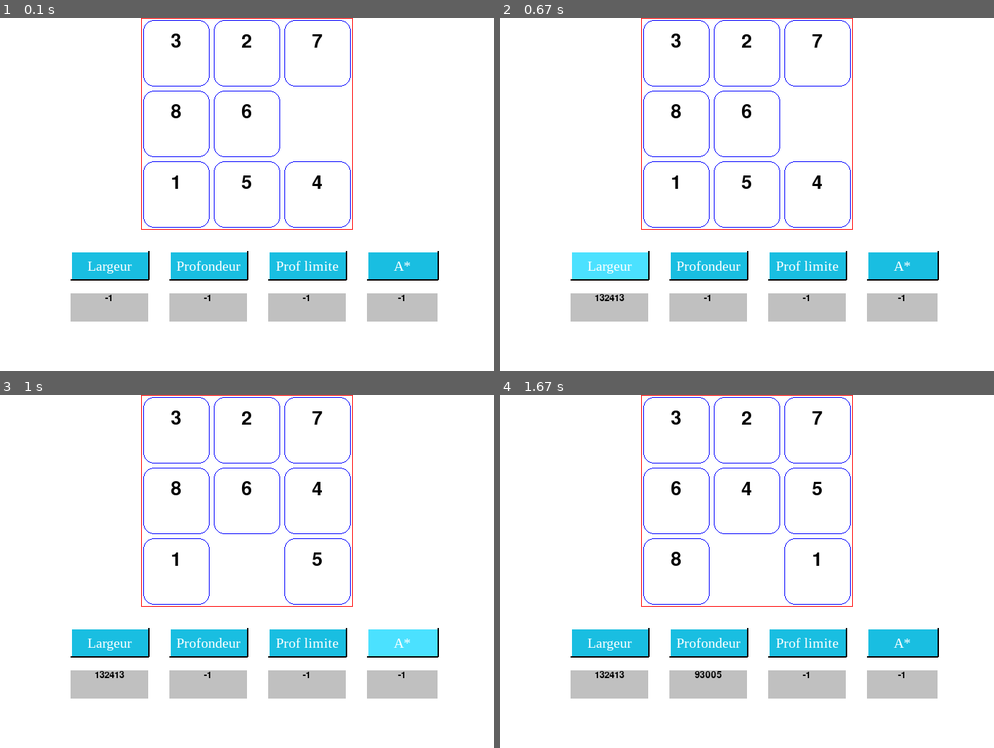
Above: before the commit, frames 1-4 (two rows, left to right).
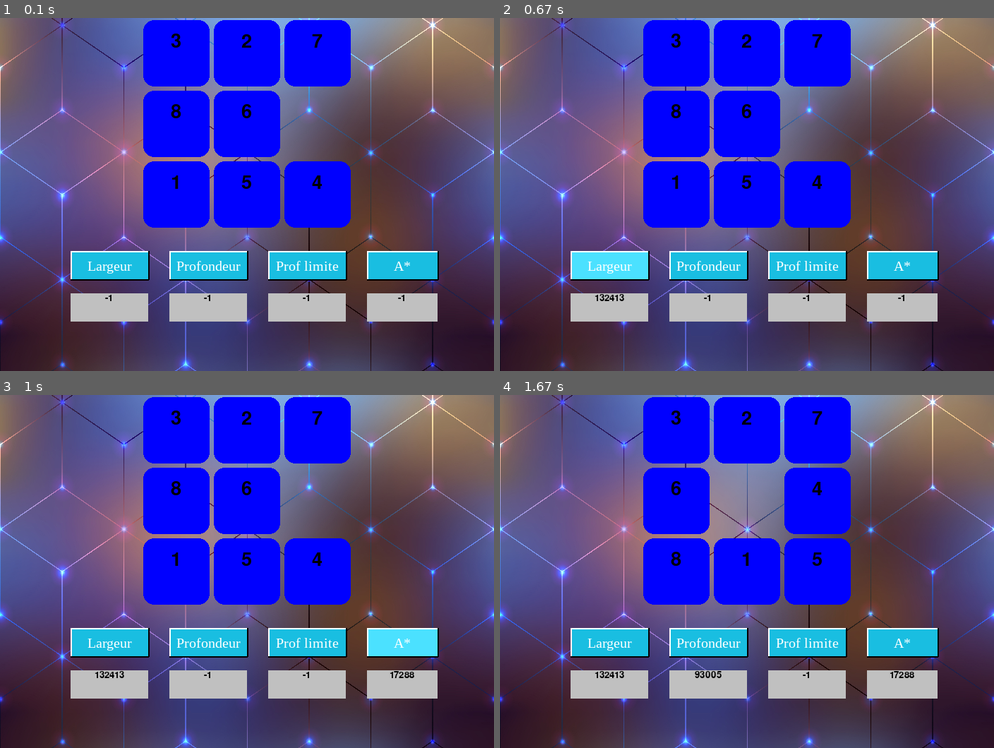
Above: after the commit, the same moments.

Repository: amine-a11/jeu_de_taquin_IA_pygame
Game: pygame game, started from main.py
Same seed, same stepped clock (60 frames per second), same inputs: the game is played once before the commit and once after it.
Inputs (mouse positions are in pixels of both pictures, inside the frame that each line leads up to):
- Up to frame 1 (0.1 s): no input
- Up to frame 2 (0.67 s): click "Largeur" at 0.38 s
- Up to frame 3 (1 s): click "A*" at 0.72 s
- Up to frame 4 (1.67 s): click "Profondeur" at 1.05 s; click (929, 695) at 1.38 s

The runs differ from the first frame. In frame 1, 89% of the frame differs, in the area x 0-100%, y 0-100%; in frame 2, 89%; in frame 3, 89%; in frame 4, 89%.

Commit message:
Done with A* working on the main_menu

Diff:
--- a/button.py
+++ b/button.py
@@ -15,17 +15,17 @@
 class Button():
 	#colours for button and text
     counter = 0
-    button_col = (25, 190, 225)
-    hover_col = (75, 225, 255)
-    click_col = (50, 150, 255)
-    text_col = white
-    def __init__(self, x, y, text,screen,width,height):
+    def __init__(self, x, y, text,screen,width,height,button_col = (25, 190, 225),hover_col = (75, 225, 255),click_col = (50, 150, 255),text_col = white):
         self.x = x
         self.y = y
         self.text = text
         self.screen = screen
         self.width=width
         self.height=height
+        self.button_col=button_col
+        self.hover_col=hover_col
+        self.click_col=click_col
+        self.text_col=text_col
     def draw_button(self):
         global clicked
         action = False
--- a/main.py
+++ b/main.py
@@ -1,3 +1,4 @@
+import collections
 from node import Node
 from button import Button
 import pygame
@@ -20,6 +21,7 @@
 SOUND=pygame.mixer.Sound('clack.wav')
 LARGEUR=False
 PROFONDEUR=False
+ASTAR=False
 FONT=pygame.font.SysFont('comicsans',40)
 FONT2=pygame.font.SysFont('comicsans',20)
 BORDSIZE=3
@@ -33,13 +35,13 @@
     [8,0,4],
     [7,6,5]
 ]
-
 SBS=6
 WIDTH,HEIGHT=700,500
 GAME_WIDTH,GAME_HEIGHT=300,300
 SQUARESIZE=GAME_HEIGHT/BORDSIZE
 SOLUTIONPATH_LARGEUR=[]
 SOLUTIONPATH_PROFONDEUR=[]
+SOLUTIONPATH_ASTAR=[]
 FPS=60
 WIN=pygame.display.set_mode((WIDTH,HEIGHT))
 WHITE=(255,255,255)
@@ -55,7 +57,8 @@
 b4=Button(100+110*3+90,GAME_HEIGHT+30,ALGS[3][0],WIN,100,40)
 
 nbdenoeudsvisites={'Largeur':-1,'Profondeur':-1,'Prof limite':-1,'A*':-1}
-
+BACKGROUNDIMAGE=pygame.transform.scale(pygame.image.load('background_image.jpg'),(WIDTH,HEIGHT))
+MAIN_MENU_BACKGROUNDIMAGE=pygame.transform.scale(pygame.image.load('main_menu_background_image.png'),(WIDTH,HEIGHT))
 # -----------------------End CONST-----------------------------------------------
 
 # --------------------Star window title and icon-------------------------------
@@ -100,7 +103,7 @@
     return s
 
 def solve_largeur():
-    root=Node(BORD)
+    root=Node(BORD,0)
     nodes=[]
     nodes.append(root)
     visited=set()
@@ -129,6 +132,9 @@
         LARGEUR=False
         global PROFONDEUR
         PROFONDEUR=False
+        global ASTAR
+        ASTAR=False
+
         nb[0]=0
         pygame.time.set_timer(pygame.USEREVENT,0)
         return
@@ -147,7 +153,7 @@
         node=node.parent
     SOLUTIONPATH_PROFONDEUR=SOLUTIONPATH_PROFONDEUR[::-1]
 def solve_profondeur():
-    root=Node(BORD)
+    root=Node(BORD,0)
     nodes=[]
     nodes.append(root)
     visited=set()
@@ -165,7 +171,6 @@
                 n+=1
                 nodes.append(child)
                 visited.add(toString(child.bord))
-        # visited.add(toString(nodes.pop().bord))
     global PROFONDEUR
     PROFONDEUR=True
     nbdenoeudsvisites['Profondeur']=n
@@ -174,7 +179,39 @@
 
 
 # ------------------------------------End Recherche en Profondeur----------------------------------------------
-
+# ------------------------------------Start Recherche A*----------------------------------------------
+def solve_Astar():
+    root=Node(BORD,0)
+    root.f=root.h(TARGET)+root.g
+    n=0
+    queue=collections.deque([root])
+    visited=set()
+    visited.add(root)
+    while queue:
+        queue=collections.deque(sorted(list(queue),key=lambda node:node.f))
+        node=queue.popleft()
+        if node.bord==TARGET:
+            print("DONE")
+            # print(node.bord)
+            getSolPath(node,SOLUTIONPATH_ASTAR)
+            break
+        node.allPossibleMoves()
+        for child in node.children:
+            if toString(child.bord) not in visited:
+                n+=1
+                child.f=child.h(TARGET)+child.g
+                print(child.h(TARGET))
+                queue.appendleft(child)
+                visited.add(toString(child.bord))
+    global ASTAR
+    ASTAR=True
+    nbdenoeudsvisites['A*']=n
+    print(len(SOLUTIONPATH_ASTAR))
+    pygame.time.set_timer(pygame.USEREVENT,250)
+
+
+
+# ------------------------------------End Recherche A*----------------------------------------------
 
 #-------------------------------------Start Draw functions----------------------------------------
 
@@ -187,17 +224,18 @@
     ]
 
 def display_bord():
-    pygame.draw.rect(WIN,(255,0,0),[(WIDTH-GAME_WIDTH)/2, 0, GAME_WIDTH, GAME_HEIGHT],1)
+    # pygame.draw.rect(WIN,(255,0,0),[(WIDTH-GAME_WIDTH)/2, 0, GAME_WIDTH, GAME_HEIGHT],1)
     for i in range(3):
         for j in range(3):
             if BORD[i][j]==0:continue
+            rectX=(WIDTH-GAME_WIDTH)/2+j*SQUARESIZE+SBS/2
+            rectY=i*SQUARESIZE+SBS/2
+            pygame.draw.rect(WIN,(0,0,255),[rectX,rectY,SQUARESIZE-SBS,SQUARESIZE-SBS],border_radius=15)
             x=FONT.render(str(BORD[i][j]),1,(0,0,0))
             textX=(WIDTH-GAME_WIDTH)/2+(SQUARESIZE/2-(x.get_width())/2)+j*SQUARESIZE
             textY=i*SQUARESIZE+20
             WIN.blit(x,(textX,textY))
-            rectX=(WIDTH-GAME_WIDTH)/2+j*SQUARESIZE+SBS/2
-            rectY=i*SQUARESIZE+SBS/2
-            pygame.draw.rect(WIN,(0,0,255),[rectX,rectY,SQUARESIZE-SBS,SQUARESIZE-SBS],1,border_radius=15)
+
 
 def display_algo():
     if b1.draw_button():
@@ -209,7 +247,8 @@
     if b3.draw_button():
         print(b3.text)
     if b4.draw_button():
-        print(b4.text)
+        reset_bord()
+        solve_Astar()
     for algo in ALGS:
         pygame.draw.rect(WIN,pygame.Color(192,192,192),[algo[1],algo[2]+60,algo[3],algo[4]])
         x=FONT2.render(str(nbdenoeudsvisites[algo[0]]),1,(0,0,0))
@@ -229,20 +268,47 @@
             if event.type==pygame.QUIT:
                 run=False
             if event.type==pygame.USEREVENT:
-                if LARGEUR==True:
+                if LARGEUR:
                     showSolution(lar,SOLUTIONPATH_LARGEUR)
-                if PROFONDEUR==True:
+                if PROFONDEUR:
                     showSolution(prof,SOLUTIONPATH_PROFONDEUR)
+                if ASTAR:
+                    showSolution(prof,SOLUTIONPATH_ASTAR)
+
             if event.type==pygame.MOUSEBUTTONDOWN:
                 x,y=pygame.mouse.get_pos()
                 # play mode
-        WIN.fill(WHITE)
+        # WIN.fill(WHITE)
+        WIN.blit(BACKGROUNDIMAGE,(0,0))
         display_bord()
         display_algo()
         pygame.display.update()
     pygame.quit()
 
-
+# ---------------------------------Start of main_menu-------------------------
+
+def main_menu():
+    clock=pygame.time.Clock()
+    run=True
+    btn=Button(200,100,"Experimental Mode",WIN,110,40,(255,255,255))
+    while run:
+        clock.tick(FPS)
+        for event in pygame.event.get():
+            if event.type==pygame.QUIT:
+                run=False
+            if event.type==pygame.MOUSEBUTTONDOWN:
+                x,y=pygame.mouse.get_pos()
+
+        WIN.blit(MAIN_MENU_BACKGROUNDIMAGE,(0,0))
+        if btn.draw_button():
+            print("hello")
+
+        pygame.display.update()
+    pygame.quit()
+
+
+# ---------------------------------end of main_menu-------------------------
 # =============================
 if __name__=="__main__":
     main()
+    # main_menu()
--- a/node.py
+++ b/node.py
@@ -1,8 +1,10 @@
 class Node:
-    def __init__(self,bord):
+    def __init__(self,bord,g):
         self.bord=bord
         self.children=[]
         self.parent=None
+        self.g=g
+        self.f=0
     def get_empty_pos(self):
         for i in range(len(self.bord)):
             for j in range(len(self.bord[i])):
@@ -29,7 +31,7 @@
         x=pos[0]
         y=pos[1]
         aux[x][y],aux[x+1][y]=aux[x+1][y],aux[x][y]
-        child=Node(aux)
+        child=Node(aux,self.g+1)
         self.children.append(child)
         child.parent=self
     def move_up(self):
@@ -41,7 +43,7 @@
         x=pos[0]
         y=pos[1]
         aux[x][y],aux[x-1][y]=aux[x-1][y],aux[x][y]
-        child=Node(aux)
+        child=Node(aux,self.g+1)
         self.children.append(child)
         child.parent=self
     def move_right(self):
@@ -53,7 +55,7 @@
         x=pos[0]
         y=pos[1]
         aux[x][y],aux[x][y+1]=aux[x][y+1],aux[x][y]
-        child=Node(aux)
+        child=Node(aux,self.g+1)
         self.children.append(child)
         child.parent=self
     def move_left(self):
@@ -65,43 +67,16 @@
         x=pos[0]
         y=pos[1]
         aux[x][y],aux[x][y-1]=aux[x][y-1],aux[x][y]
-        child=Node(aux)
+        child=Node(aux,self.g+1)
         self.children.append(child)
         child.parent=self
-
-# BORD=[
-#     [3,2,7],
-#     [8,6,0],
-#     [1,5,4]
-# ]
-
-# TARGET=[
-#     [1,2,3],
-#     [8,0,4],
-#     [7,6,5]
-# ]
-# def toString(b):
-#     s=''
-#     for i in b:
-#         for j in i:
-#             s+=str(j)
-#     return s
-# root=Node(BORD)
-# nodes=[]
-# nodes.append(root)
-# visited=set()
-# def showNodes(node):
-#     if not node.parent:
-#         print(node.bord)
-#         return
-#     showNodes(node.parent)
-#     print(node.bord)
-# while nodes :
-#     if nodes[0].bord==TARGET:
-#         showNodes(nodes[0])
-#         break
-#     nodes[0].allPossibleMoves()
-#     for child in nodes[0].children:
-#         if toString(child.bord) not in visited:
-#             nodes.append(child)
-#     visited.add(toString(nodes.pop(0).bord))
+    def h(self,target):
+        n=0
+        y=0
+        for i in self.bord:
+            x=0
+            for j in i:
+                if j!=target[y][x] and j!=0:n+=1
+                x+=1
+            y+=1
+        return n
Binary file added: background_image.jpg
Binary file added: main_menu_background_image.png
